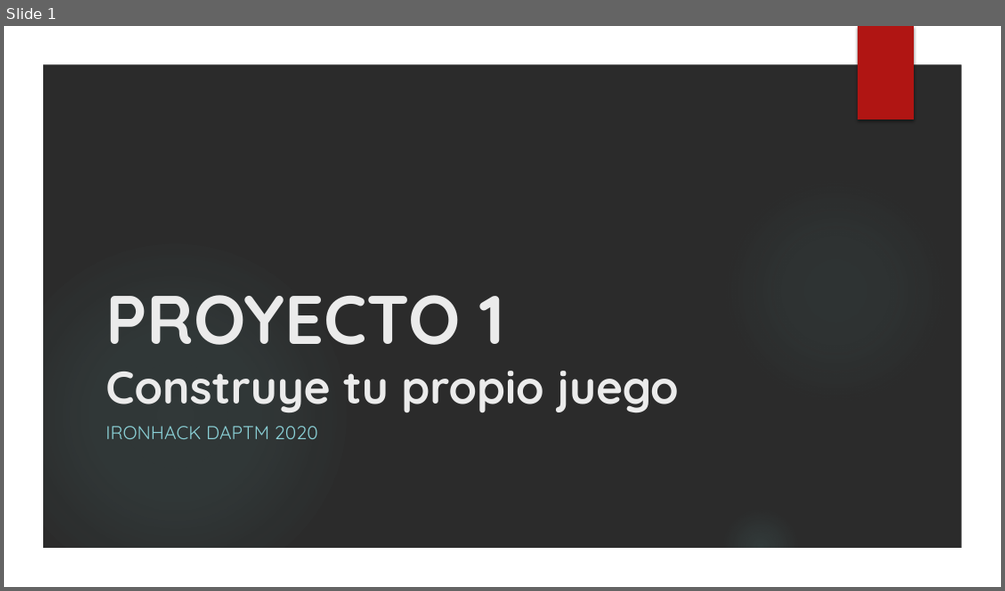
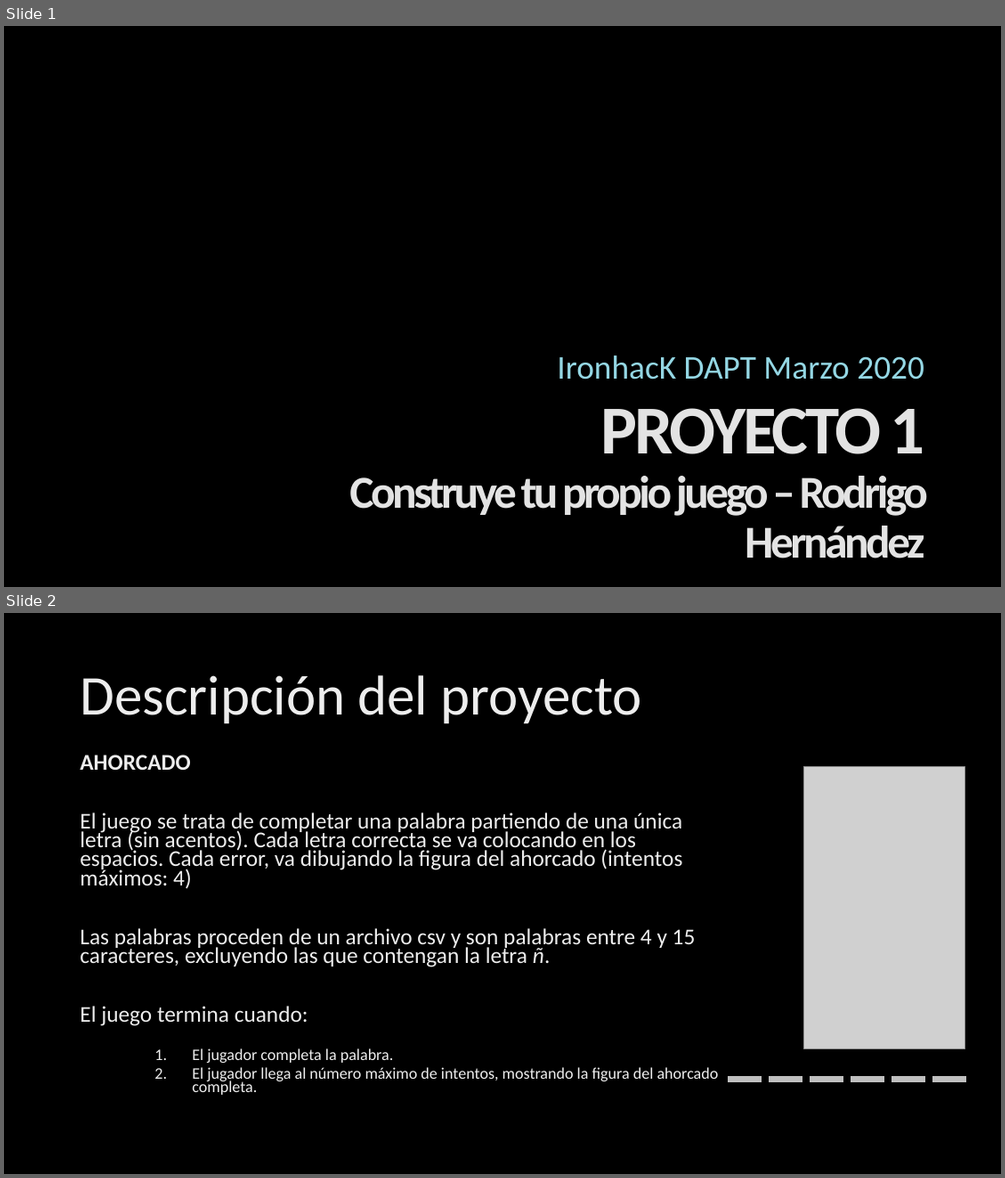
Before and after one commit to ta-data-mexpt/project-build-your-own-game, a slide deck: your-project/Proyecto 1 - Juego.pptx. Shown one above the other, each under a label of ours: slide 1 before the commit, slides 1 and 2 after it. The pictures are 1005x591 and 1005x1178 pixels, drawn with LibreOffice and Linux fonts; fonts in the diff are those of the drawing; grey boxes stand for pictures; background and template pictures are left out; a plain dark background stands for a picture behind light text. Boxes give left, top, right and bottom in pixels: in the first picture for what was removed or moved away, otherwise in the second. Text is boxed around its words. In the diff, an @@ line names an element or a change of style, - is before the commit and + after.

Commit message:
Entrega

```diff
--- a/your-project/Proyecto 1 - Juego.pptx
+++ b/your-project/Proyecto 1 - Juego.pptx
@@ slide 2 added at (4, 613, 1001, 1174), background picture (left out) @@
@@ title added at (80, 675, 642, 723), 54 pt, text gradient #BFBFBF to #EDEDED to #FFFFFF @@
+Descripción del proyecto
@@ text added at (80, 755, 719, 1094), 21.7 pt, text gradient #BFBFBF to #EDEDED to #FFFFFF @@
+AHORCADO
+El juego se trata de completar una palabra partiendo de una única letra (sin acentos). Cada letra correcta se va colocando en los espacios. Cada error, va dibujando la figura del ahorcado (intentos máximos: 4)
+Las palabras proceden de un archivo csv y son palabras entre 4 y 15 caracteres, excluyendo las que contengan la letra ñ.
+El juego termina cuando:
+    1. El jugador completa la palabra.
+    2. El jugador llega al número máximo de intentos, mostrando la figura del ahorcado completa.
@@ picture added at (804, 766, 965, 1048) @@
@@ group added at (728, 1078, 966, 1078): 6 lines @@
@@ slide 1 changed as well @@
@@ group removed at (4, 26, 1001, 587): 3 ellipses, 1 freeform shape @@
@@ rectangle removed at (858, 26, 914, 119) @@
@@ subtitle "IronhacK DAPT Marzo 2020" at (557, 355, 924, 379): vertical alignment top to bottom @@
@@ subtitle at (557, 355, 924, 379): text changed; size 18 to 32 pt; font Quicksand to Calibri; text colour #8AD0D6 to gradient #9FDBE7 to #94D7E4 to #BFE7EF to #FFFFFF @@
-IRONHACK DAPTM 2020
+IronhacK DAPT Marzo 2020
@@ title "PROYECTO 1 Construye tu propio ..." at (349, 408, 928, 558): vertical alignment bottom to top @@
@@ title at (349, 408, 928, 558): text changed; font Quicksand to Calibri; text colour #EBEBEB to gradient #969696 to #E3E3E3 to #FFFFFF @@
-PROYECTO 1
-Construye tu propio juego
+PROYECTO 1
+Construye tu propio juego – Rodrigo Hernández
```
Also in this commit, not shown: 1 other slide changed, 2 other slides added, 2 slides removed, 9 other files.
